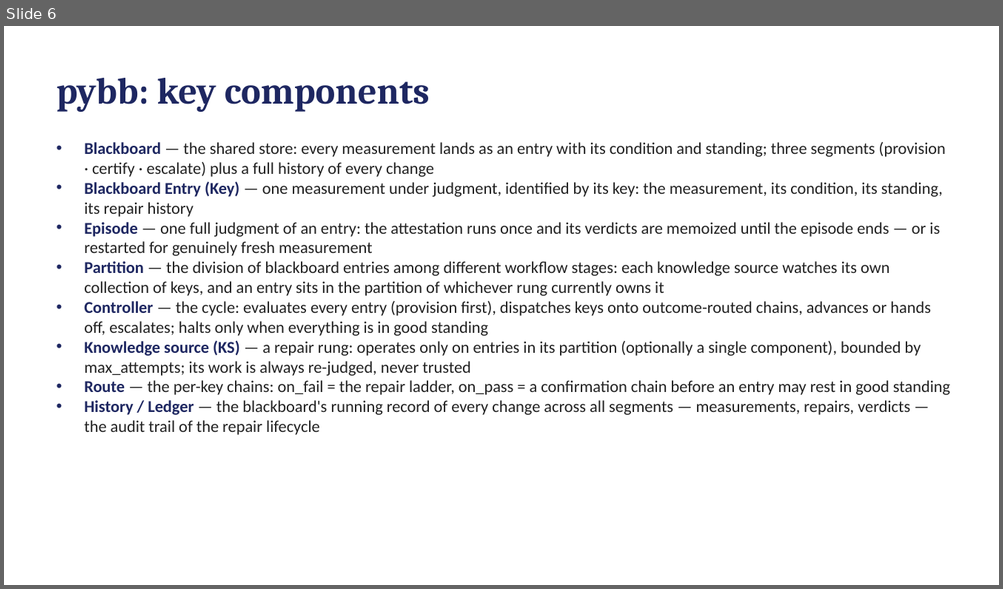
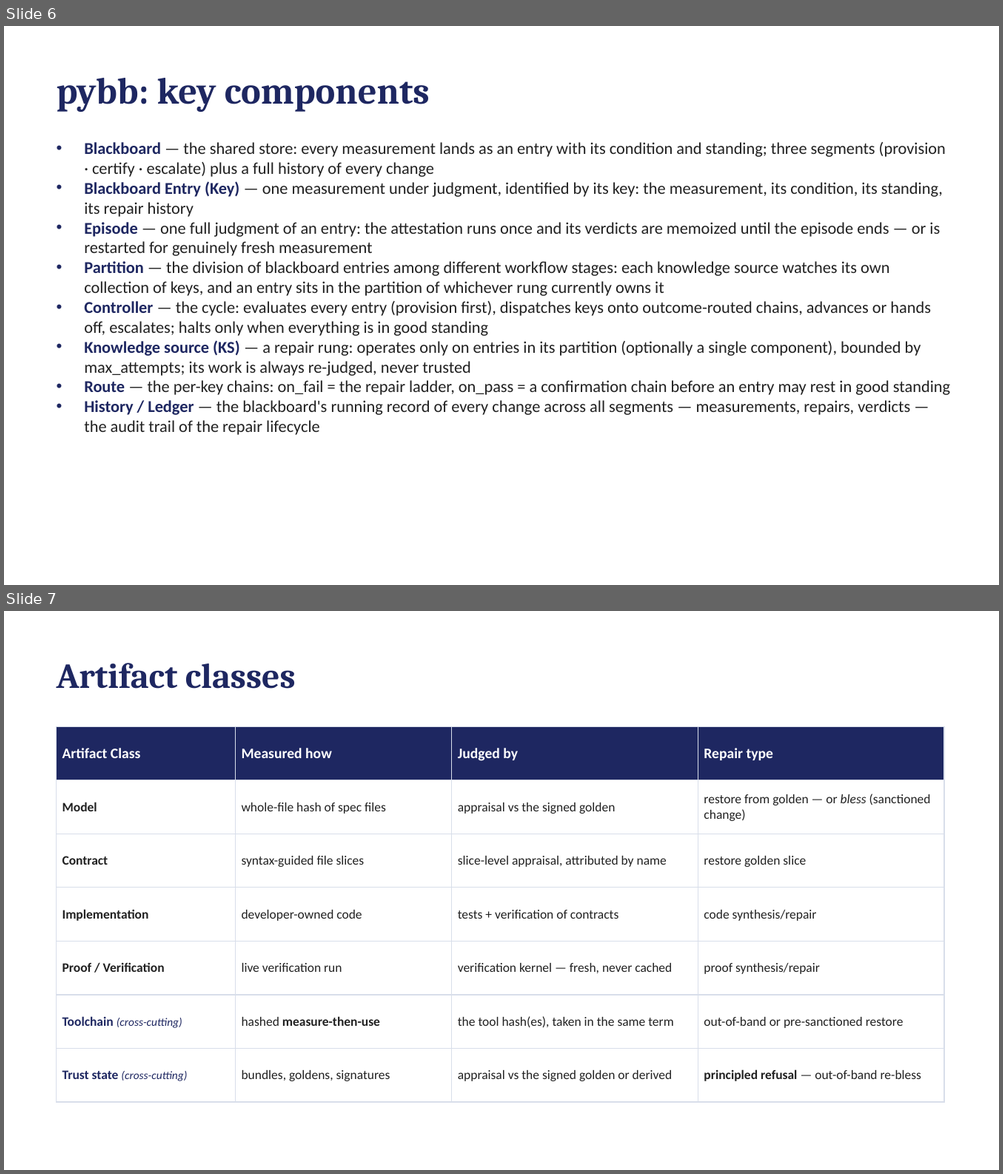
Before and after one commit to ku-sldg/pybb, a slide deck: docs/video_slides_draft.pptx. Shown one above the other, each under a label of ours: slide 6 before the commit, slides 6 and 7 after it. The pictures are 1003x589 and 1003x1174 pixels, drawn with LibreOffice and Linux fonts; fonts in the diff are those of the drawing. Boxes give left, top, right and bottom in pixels: in the first picture for what was removed or moved away, otherwise in the second. Text is boxed around its words. In the diff, an @@ line names an element or a change of style, - is before the commit and + after.

```diff
--- a/docs/video_slides_draft.pptx
+++ b/docs/video_slides_draft.pptx
@@ slide 7 added at [4,611,999,1170], background #FFFFFF @@
@@ text added at [57,663,296,689], 34 pt, text #1E2761, bold @@
+Artifact classes
@@ table added at [57,726,944,1102], 7 rows, 4 columns @@
+Artifact Class | Measured how | Judged by | Repair type
+Model | whole-file hash of spec files | appraisal vs the signed golden | restore from golden — or bless (sanctioned change)
+Contract | syntax-guided file slices | slice-level appraisal, attributed by name | restore golden slice
+Implementation | developer-owned code | tests + verification of contracts | code synthesis/repair
+Proof / Verification | live verification run | verification kernel — fresh, never cached | proof synthesis/repair
+Toolchain (cross-cutting) | hashed measure-then-use | the tool hash(es), taken in the same term | out-of-band or pre-sanctioned restore
+Trust state (cross-cutting) | bundles, goldens, signatures | appraisal vs the signed golden or derived | principled refusal — out-of-band re-bless
```
Also in this commit, not shown: 2 other files.
